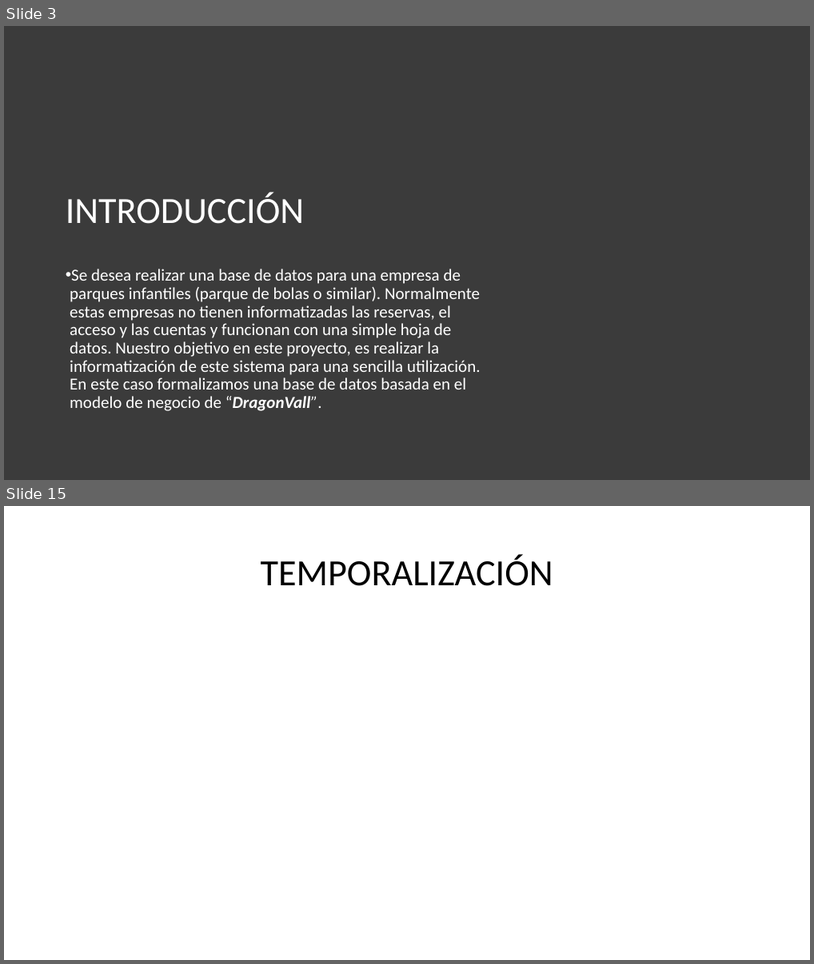
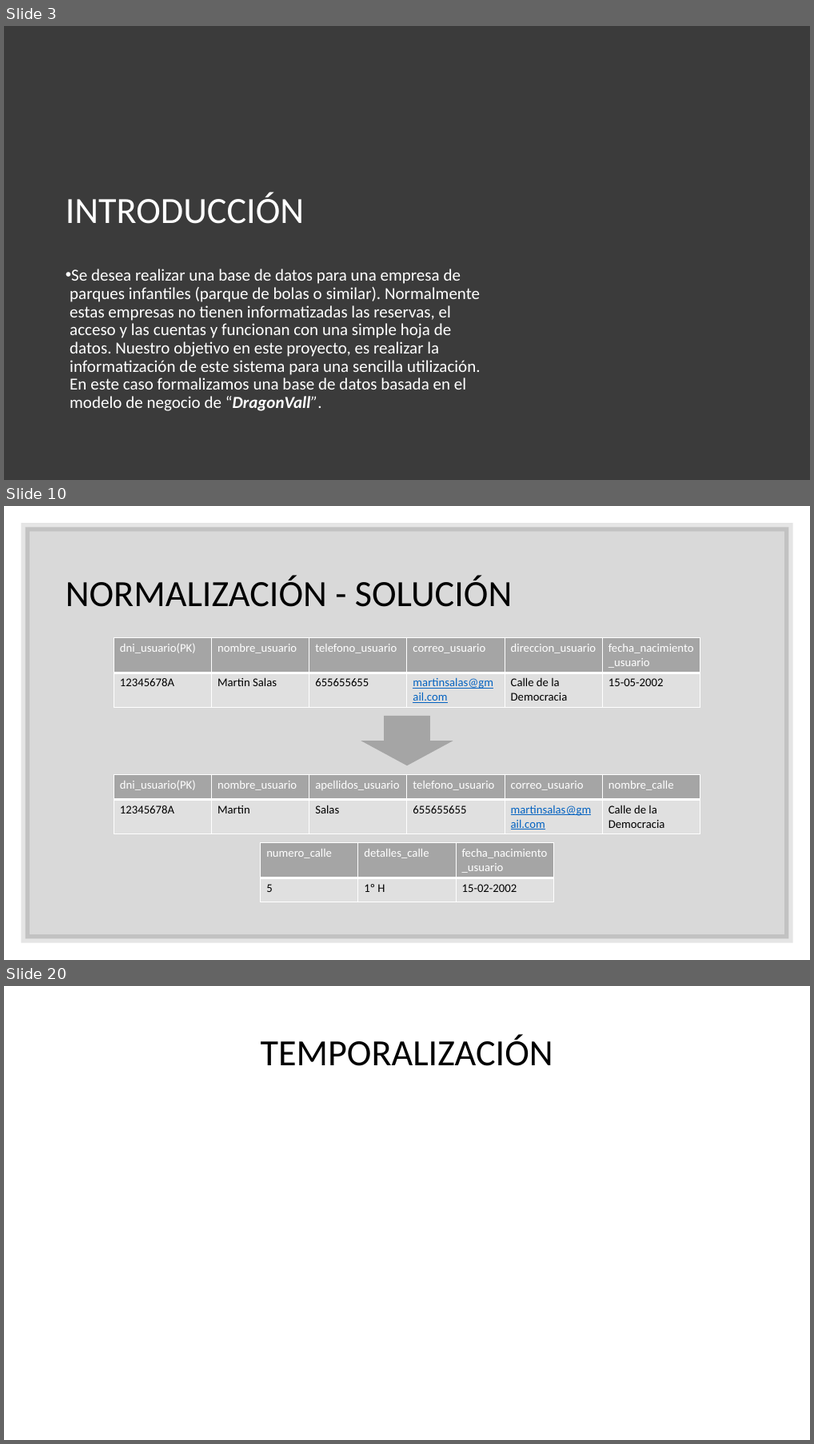
Before and after one commit to maraloeDev/Proyecto-de-Bases-de-Datos, a slide deck: Defensa proyecto intermodular.pptx. Shown one above the other, each under a label of ours: slides 3 and 15 before the commit, slides 3, 10 and 20 after it; the slides between them are not shown. The pictures are 814x964 and 814x1444 pixels, drawn with LibreOffice and Linux fonts; fonts in the diff are those of the drawing; background and template pictures are left out. Boxes give left, top, right and bottom in pixels: in the first picture for what was removed or moved away, otherwise in the second. Text is boxed around its words. In the diff, an @@ line names an element or a change of style, - is before the commit and + after.

```diff
--- a/Defensa proyecto intermodular.pptx
+++ b/Defensa proyecto intermodular.pptx
@@ slide 10 added at [4, 506, 810, 960], background #FFFFFF @@
@@ rectangle added at [25, 527, 790, 939], fill #000000 at 15% opacity, outline #000000 10 pt @@
@@ title added at [66, 575, 512, 607], 44 pt, text #000000 @@
+NORMALIZACIÓN - SOLUCIÓN
@@ table added at [114, 638, 702, 706], 2 rows, 6 columns @@
+dni_usuario(PK) | nombre_usuario | telefono_usuario | correo_usuario | direccion_usuario | fecha_nacimiento_usuario
+12345678A | Martin Salas | 655655655 | martinsalas@gmail.com | Calle de la Democracia | 15-05-2002
@@ down arrow added at [361, 716, 454, 765], fill #A5A5A5 @@
@@ table added at [114, 775, 702, 833], 2 rows, 6 columns @@
+dni_usuario(PK) | nombre_usuario | apellidos_usuario | telefono_usuario | correo_usuario | nombre_calle
+12345678A | Martin | Salas | 655655655 | martinsalas@gmail.com | Calle de la Democracia
@@ table added at [261, 843, 554, 902], 2 rows, 3 columns @@
+numero_calle | detalles_calle | fecha_nacimiento_usuario
+5 | 1º H | 15-02-2002
@@ what was slide 15 is now slide 20 @@
```
Also in this commit, not shown: 6 slides changed, 9 other slides added, 5 slides removed.
